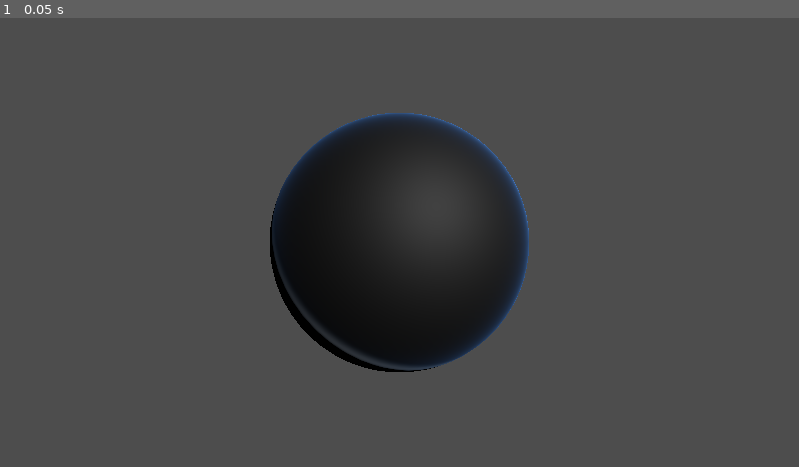
Above: before the commit, frame 1.
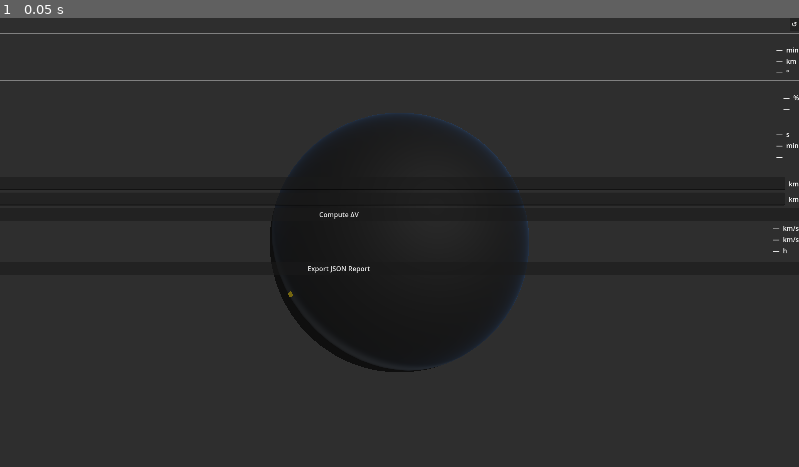
Above: after the commit, the same moment.

Repository: MrVeGGi3/vsl
Game: Godot game, scene res://scenes/main.tscn
The game is run twice, just before and just after one commit, with the same random seed, the same clock (stepped at 60 frames per second) and the same inputs.
Inputs:
- Up to frame 1 (0.05 s): no input

The runs differ from the first frame. In frame 1, 87% of the frame differs, in the area x 0-100%, y 0-100%.
Error after the commit: Parse Error: Cannot infer the type of "s" variable because the value doesn't have a set type. (res://scripts/mission_timeline.gd:40)

Commit message:
feat: Phase 3 complete — Godot UI + integration test + Pluto notebook
Marco 3.3 — Godot analysis UI:
- orbit_line.gdshader: vertex-color (COLOR.rgb) replacing uniform
- orbit_renderer.gd: per-segment coloring (blue=sunlit, purple=eclipse,
  green=access) + GS↔satellite ImmediateMesh line during active passes
- earth_renderer.gd: set_ground_station() adds GSMarker sphere child
- main_scene.gd: initialises GS Brasília (−15.78°, −47.93°) on ready
- analysis_panel.gd + .tscn: right-anchored panel — orbit/eclipse/access
  sections, Hohmann LineEdits, JSON export; all bridge calls guarded
- mission_timeline.gd + .tscn: bottom-anchored timeline with _draw()
  (sunlit/eclipse/access bars + cursor) and ×1/10/100/1000 speed buttons
- main.tscn: CanvasLayer(1) hosting AnalysisPanel + MissionTimeline

Marco 3.4 — Integration test + Pluto notebook:
- main/tests/integration_test.cpp: 31/31 checks — propagate, eclipse,
  access, hohmann, report_json against SMAD reference tolerances
- CMakeLists.txt: vsl_integration_test target (libjulia only, no ASan
  due to Julia RTLD_DEEPBIND incompatibility with sanitizer)
- solver/notebooks/phase3_validation.jl: reproducible Pluto notebook
  with ground track, eclipse timeline, access windows, ΔV comparison
  table and @test guards vs SMAD Ch.6/9/11; saves 4 PDFs + JSON

Bug fixes in julia_solver.cpp (regressions from Phase 3.2):
- Julia 1.12 jl_set_global binding check (#56933): replaced with
  jl_eval_string top-level assignment for TLE globals
- cmd buf[256]→buf[512] to fit full propagation let-expression
- Missing \n before "end" caused nothingend parse error

Co-Authored-By: Claude Sonnet 4.6 <noreply@anthropic.com>

Diff:
--- /dev/null
+++ b/godot/project/scenes/analysis_panel.tscn
@@ -0,0 +1,6 @@
+[gd_scene load_steps=2 format=3 uid="uid://bpsmqj4x1wnq"]
+
+[ext_resource type="Script" path="res://scripts/analysis_panel.gd" id="1"]
+
+[node name="AnalysisPanel" type="PanelContainer"]
+script = ExtResource("1")
--- a/godot/project/scenes/main.tscn
+++ b/godot/project/scenes/main.tscn
@@ -1,8 +1,10 @@
-[gd_scene load_steps=4 format=3 uid="uid://main"]
+[gd_scene load_steps=6 format=3 uid="uid://main"]
 
 [ext_resource type="Script" path="res://scripts/main_scene.gd" id="1"]
 [ext_resource type="PackedScene" path="res://scenes/orbit_viewer.tscn" id="2"]
 [ext_resource type="PackedScene" path="res://scenes/earth.tscn" id="3"]
+[ext_resource type="PackedScene" path="res://scenes/analysis_panel.tscn" id="4"]
+[ext_resource type="PackedScene" path="res://scenes/mission_timeline.tscn" id="5"]
 
 [node name="Main" type="Node3D"]
 script = ExtResource("1")
@@ -34,3 +36,10 @@
 [node name="OrbitViewer" parent="." instance=ExtResource("2")]
 
 [node name="SolverBridge" type="Node" parent="."]
+
+[node name="UILayer" type="CanvasLayer" parent="."]
+layer = 1
+
+[node name="AnalysisPanel" parent="UILayer" instance=ExtResource("4")]
+
+[node name="MissionTimeline" parent="UILayer" instance=ExtResource("5")]
--- /dev/null
+++ b/godot/project/scenes/mission_timeline.tscn
@@ -0,0 +1,6 @@
+[gd_scene load_steps=2 format=3 uid="uid://c2ndkf8p7mn6"]
+
+[ext_resource type="Script" path="res://scripts/mission_timeline.gd" id="1"]
+
+[node name="MissionTimeline" type="Control"]
+script = ExtResource("1")
--- /dev/null
+++ b/godot/project/scripts/analysis_panel.gd
@@ -0,0 +1,232 @@
+extends PanelContainer
+
+var _period_val:       Label
+var _alt_val:          Label
+var _incl_val:         Label
+var _eclipse_frac_val: Label
+var _eclipse_n_val:    Label
+var _next_pass_val:    Label
+var _avg_dur_val:      Label
+var _n_passes_val:     Label
+var _r1_edit:          LineEdit
+var _r2_edit:          LineEdit
+var _dv1_val:          Label
+var _dv2_val:          Label
+var _tof_val:          Label
+var _status_label:     Label
+
+func _ready() -> void:
+	set_anchor_and_offset(SIDE_LEFT,   1.0, -290.0)
+	set_anchor_and_offset(SIDE_RIGHT,  1.0,    0.0)
+	set_anchor_and_offset(SIDE_TOP,    0.0,    0.0)
+	set_anchor_and_offset(SIDE_BOTTOM, 1.0,    0.0)
+
+	var outer := VBoxContainer.new()
+	outer.size_flags_vertical = Control.SIZE_EXPAND_FILL
+	add_child(outer)
+
+	_build_header(outer)
+
+	var scroll := ScrollContainer.new()
+	scroll.size_flags_vertical = Control.SIZE_EXPAND_FILL
+	scroll.horizontal_scroll_mode = ScrollContainer.SCROLL_MODE_DISABLED
+	outer.add_child(scroll)
+
+	var inner := VBoxContainer.new()
+	inner.add_theme_constant_override("separation", 6)
+	inner.size_flags_horizontal = Control.SIZE_EXPAND_FILL
+	scroll.add_child(inner)
+
+	_build_orbit_section(inner)
+	_build_eclipse_section(inner)
+	_build_access_section(inner)
+	_build_maneuver_section(inner)
+	_build_report_section(inner)
+
+	_status_label = Label.new()
+	_status_label.add_theme_font_size_override("font_size", 10)
+	inner.add_child(_status_label)
+
+	_refresh_data()
+
+func _build_header(parent: VBoxContainer) -> void:
+	var hbox := HBoxContainer.new()
+	parent.add_child(hbox)
+	var title := Label.new()
+	title.text = "MISSION ANALYSIS"
+	title.add_theme_font_size_override("font_size", 13)
+	title.size_flags_horizontal = Control.SIZE_EXPAND_FILL
+	hbox.add_child(title)
+	var refresh_btn := Button.new()
+	refresh_btn.text = "↺"
+	refresh_btn.pressed.connect(_refresh_data)
+	hbox.add_child(refresh_btn)
+	parent.add_child(HSeparator.new())
+
+func _build_orbit_section(parent: VBoxContainer) -> void:
+	_section_label(parent, "ORBIT")
+	var grid := _new_grid(parent)
+	_period_val = _grid_row(grid, "Period",   "—", "min")
+	_alt_val    = _grid_row(grid, "Altitude", "—", "km")
+	_incl_val   = _grid_row(grid, "Incl.",    "—", "°")
+	parent.add_child(HSeparator.new())
+
+func _build_eclipse_section(parent: VBoxContainer) -> void:
+	_section_label(parent, "ECLIPSE")
+	var grid := _new_grid(parent)
+	_eclipse_frac_val = _grid_row(grid, "Fraction", "—", "%")
+	_eclipse_n_val    = _grid_row(grid, "Periods",  "—", "")
+	parent.add_child(HSeparator.new())
+
+func _build_access_section(parent: VBoxContainer) -> void:
+	_section_label(parent, "GS ACCESS  (Brasília)")
+	var grid := _new_grid(parent)
+	_next_pass_val = _grid_row(grid, "Next pass",  "—", "s")
+	_avg_dur_val   = _grid_row(grid, "Avg dur.",   "—", "min")
+	_n_passes_val  = _grid_row(grid, "N passes",   "—", "")
+	parent.add_child(HSeparator.new())
+
+func _build_maneuver_section(parent: VBoxContainer) -> void:
+	_section_label(parent, "HOHMANN TRANSFER")
+
+	var r1_box := HBoxContainer.new()
+	parent.add_child(r1_box)
+	_make_label(r1_box, "r₁ ")
+	_r1_edit = LineEdit.new()
+	_r1_edit.text = "6778"
+	_r1_edit.size_flags_horizontal = Control.SIZE_EXPAND_FILL
+	r1_box.add_child(_r1_edit)
+	_make_label(r1_box, " km")
+
+	var r2_box := HBoxContainer.new()
+	parent.add_child(r2_box)
+	_make_label(r2_box, "r₂ ")
+	_r2_edit = LineEdit.new()
+	_r2_edit.text = "42164"
+	_r2_edit.size_flags_horizontal = Control.SIZE_EXPAND_FILL
+	r2_box.add_child(_r2_edit)
+	_make_label(r2_box, " km")
+
+	var btn := Button.new()
+	btn.text = "Compute ΔV"
+	btn.pressed.connect(_compute_hohmann)
+	parent.add_child(btn)
+
+	var grid := _new_grid(parent)
+	_dv1_val = _grid_row(grid, "ΔV₁", "—", "km/s")
+	_dv2_val = _grid_row(grid, "ΔV₂", "—", "km/s")
+	_tof_val = _grid_row(grid, "ToF",  "—", "h")
+	parent.add_child(HSeparator.new())
+
+func _build_report_section(parent: VBoxContainer) -> void:
+	var btn := Button.new()
+	btn.text = "Export JSON Report"
+	btn.pressed.connect(_export_report)
+	parent.add_child(btn)
+
+# ── Refresh ────────────────────────────────────────────────────────────────────
+
+func _refresh_data() -> void:
+	var bridge := get_node_or_null("/root/Main/SolverBridge")
+	if bridge == null:
+		_set_status("Bridge offline")
+		return
+	_set_status("")
+
+	if bridge.has_method("get_mission_summary"):
+		var d: Dictionary = bridge.get_mission_summary()
+		if d.has("period_s"):
+			_period_val.text = "%.1f" % (float(d["period_s"]) / 60.0)
+		if d.has("altitude_km"):
+			_alt_val.text = "%.0f" % float(d["altitude_km"])
+		if d.has("inclination_deg"):
+			_incl_val.text = "%.1f" % float(d["inclination_deg"])
+
+	if bridge.has_method("get_eclipse_result"):
+		var ecl: Dictionary = bridge.get_eclipse_result()
+		if ecl.has("fraction"):
+			_eclipse_frac_val.text = "%.1f" % (float(ecl["fraction"]) * 100.0)
+		if ecl.has("n_periods"):
+			_eclipse_n_val.text = str(int(ecl["n_periods"]))
+
+	if bridge.has_method("get_access_windows"):
+		var wins: Array = bridge.get_access_windows()
+		_n_passes_val.text = str(wins.size())
+		if wins.size() > 0:
+			var total_dur := 0.0
+			for w in wins:
+				total_dur += float(w["t_end_s"]) - float(w["t_start_s"])
+			_avg_dur_val.text = "%.1f" % (total_dur / wins.size() / 60.0)
+			if bridge.has_method("get_sim_time_s"):
+				var t_now: float = bridge.get_sim_time_s()
+				var next_dt := INF
+				for w in wins:
+					var ts := float(w["t_start_s"])
+					if ts > t_now:
+						next_dt = minf(next_dt, ts - t_now)
+				_next_pass_val.text = "%.0f" % next_dt if next_dt < INF else "N/A"
+
+func _compute_hohmann() -> void:
+	var bridge := get_node_or_null("/root/Main/SolverBridge")
+	if bridge == null or not bridge.has_method("compute_hohmann"):
+		_set_status("compute_hohmann not available")
+		return
+	var r1 := _r1_edit.text.to_float()
+	var r2 := _r2_edit.text.to_float()
+	if r1 <= 0.0 or r2 <= 0.0:
+		_set_status("Invalid radii")
+		return
+	var res: Dictionary = bridge.compute_hohmann(r1, r2)
+	if res.is_empty():
+		_set_status("Hohmann failed")
+		return
+	if res.has("dv1_kms"): _dv1_val.text = "%.4f" % float(res["dv1_kms"])
+	if res.has("dv2_kms"): _dv2_val.text = "%.4f" % float(res["dv2_kms"])
+	if res.has("tof_s"):   _tof_val.text  = "%.2f" % (float(res["tof_s"]) / 3600.0)
+	_set_status("")
+
+func _export_report() -> void:
+	var bridge := get_node_or_null("/root/Main/SolverBridge")
+	if bridge == null or not bridge.has_method("export_report_json"):
+		_set_status("export_report_json not available")
+		return
+	var path := "user://mission_report.json"
+	bridge.export_report_json(path)
+	_set_status("Saved → " + path)
+
+# ── Helpers ────────────────────────────────────────────────────────────────────
+
+func _section_label(parent: VBoxContainer, text: String) -> void:
+	var lbl := Label.new()
+	lbl.text = text
+	lbl.add_theme_font_size_override("font_size", 11)
+	parent.add_child(lbl)
+
+func _new_grid(parent: VBoxContainer) -> GridContainer:
+	var grid := GridContainer.new()
+	grid.columns = 3
+	parent.add_child(grid)
+	return grid
+
+func _grid_row(grid: GridContainer, name_: String, val_: String, unit_: String) -> Label:
+	var n := Label.new()
+	n.text = name_
+	n.size_flags_horizontal = Control.SIZE_EXPAND_FILL
+	grid.add_child(n)
+	var v := Label.new()
+	v.text = val_
+	v.horizontal_alignment = HORIZONTAL_ALIGNMENT_RIGHT
+	grid.add_child(v)
+	var u := Label.new()
+	u.text = " " + unit_
+	grid.add_child(u)
+	return v
+
+func _make_label(parent: HBoxContainer, text: String) -> void:
+	var lbl := Label.new()
+	lbl.text = text
+	parent.add_child(lbl)
+
+func _set_status(msg: String) -> void:
+	if _status_label:
+		_status_label.text = msg
--- a/godot/project/scripts/earth_renderer.gd
+++ b/godot/project/scripts/earth_renderer.gd
@@ -1,7 +1,8 @@
 extends Node3D
 
-var _material: ShaderMaterial
+var _material:  ShaderMaterial
 var _sun_light: DirectionalLight3D
+var _gs_marker: MeshInstance3D = null
 
 func _ready() -> void:
 	_material = $EarthMesh.material_override as ShaderMaterial
@@ -21,6 +22,43 @@
 	if tex:
 		_material.set_shader_parameter(param, tex)
 
+func set_ground_station(lat_deg: float, lon_deg: float) -> void:
+	if _gs_marker:
+		_gs_marker.queue_free()
+		var orbit_viewer := get_node_or_null("../OrbitViewer")
+		if orbit_viewer and orbit_viewer.has_method("invalidate_gs_marker"):
+			orbit_viewer.invalidate_gs_marker()
+
+	var lat := deg_to_rad(lat_deg)
+	var lon := deg_to_rad(lon_deg)
+	const R := 6.371
+	# Godot sphere: Y-up, lon=0 toward +Z, lon increases CCW from above.
+	var pos := Vector3(
+		R * cos(lat) * sin(lon),
+		R * sin(lat),
+		R * cos(lat) * cos(lon)
+	)
+
+	var sphere := SphereMesh.new()
+	sphere.radius = 0.12
+	sphere.height = 0.24
+	sphere.radial_segments = 8
+	sphere.rings = 4
+
+	var mat := StandardMaterial3D.new()
+	mat.albedo_color = Color(1.0, 0.85, 0.0)
+	mat.emission_enabled = true
+	mat.emission = Color(1.0, 0.85, 0.0)
+	mat.emission_energy_multiplier = 3.0
+	mat.shading_mode = BaseMaterial3D.SHADING_MODE_UNSHADED
+
+	_gs_marker = MeshInstance3D.new()
+	_gs_marker.name = "GSMarker"
+	_gs_marker.mesh = sphere
+	_gs_marker.material_override = mat
+	_gs_marker.position = pos
+	add_child(_gs_marker)
+
 func _process(delta: float) -> void:
 	rotation_degrees.y += 0.00418 * delta * 3600.0
 	if _sun_light and _material:
--- a/godot/project/scripts/main_scene.gd
+++ b/godot/project/scripts/main_scene.gd
@@ -1,4 +1,7 @@
 extends Node3D
+
+const GS_BRASILIA_LAT := -15.78
+const GS_BRASILIA_LON := -47.93
 
 var _vr_active := false
 
@@ -6,6 +9,12 @@
 	_vr_active = _try_init_openxr()
 	if not _vr_active:
 		_setup_desktop_camera()
+	_setup_ground_station()
+
+func _setup_ground_station() -> void:
+	var earth := $Earth
+	if earth.has_method("set_ground_station"):
+		earth.set_ground_station(GS_BRASILIA_LAT, GS_BRASILIA_LON)
 
 func _try_init_openxr() -> bool:
 	var xr = XRServer.find_interface("OpenXR")
--- /dev/null
+++ b/godot/project/scripts/mission_timeline.gd
@@ -0,0 +1,135 @@
+extends Control
+
+const BTN_AREA_W  := 180.0
+const BAR_Y       := 12.0
+const BAR_H       := 22.0
+const LABEL_SIZE  := 10
+
+var _eclipse_starts: PackedFloat64Array = PackedFloat64Array()
+var _eclipse_ends:   PackedFloat64Array = PackedFloat64Array()
+var _access_windows: Array = []
+var _duration_s: float = 86400.0
+var _t_now:      float = 0.0
+
+var _frame_tick: int = 0
+
+func _ready() -> void:
+	set_anchor_and_offset(SIDE_LEFT,   0.0,    0.0)
+	set_anchor_and_offset(SIDE_RIGHT,  1.0,    0.0)
+	set_anchor_and_offset(SIDE_TOP,    1.0,  -68.0)
+	set_anchor_and_offset(SIDE_BOTTOM, 1.0,    0.0)
+
+	_build_speed_buttons()
+
+func _build_speed_buttons() -> void:
+	var hbox := HBoxContainer.new()
+	hbox.set_anchor_and_offset(SIDE_LEFT,   1.0, -BTN_AREA_W)
+	hbox.set_anchor_and_offset(SIDE_RIGHT,  1.0,           0.0)
+	hbox.set_anchor_and_offset(SIDE_TOP,    0.0,           0.0)
+	hbox.set_anchor_and_offset(SIDE_BOTTOM, 1.0,           0.0)
+	add_child(hbox)
+
+	var speed_label := Label.new()
+	speed_label.text = " Speed:"
+	hbox.add_child(speed_label)
+
+	for speed in [1, 10, 100, 1000]:
+		var btn := Button.new()
+		btn.text = "×%d" % speed
+		btn.size_flags_horizontal = Control.SIZE_EXPAND_FILL
+		var s := speed  # capture for closure
+		btn.pressed.connect(func(): _set_speed(s))
+		hbox.add_child(btn)
+
+func _set_speed(speed: int) -> void:
+	var bridge := get_node_or_null("/root/Main/SolverBridge")
+	if bridge and bridge.has_method("set_sim_speed"):
+		bridge.set_sim_speed(float(speed))
+
+func _process(_delta: float) -> void:
+	_frame_tick += 1
+	if _frame_tick % 30 != 0:
+		return
+
+	var bridge := get_node_or_null("/root/Main/SolverBridge")
+	if bridge == null:
+		return
+
+	var dirty := false
+
+	if bridge.has_method("get_sim_time_s"):
+		var t := bridge.get_sim_time_s()
+		if t != _t_now:
+			_t_now = t
+			dirty  = true
+
+	if bridge.has_method("get_mission_summary"):
+		var s: Dictionary = bridge.get_mission_summary()
+		if s.has("duration_s"):
+			var d := float(s["duration_s"])
+			if d != _duration_s:
+				_duration_s = d
+				dirty = true
+
+	if bridge.has_method("get_eclipse_result"):
+		var ecl: Dictionary = bridge.get_eclipse_result()
+		if ecl.has("period_starts"):
+			_eclipse_starts = ecl["period_starts"] as PackedFloat64Array
+			_eclipse_ends   = ecl["period_ends"]   as PackedFloat64Array
+			dirty = true
+
+	if bridge.has_method("get_access_windows"):
+		_access_windows = bridge.get_access_windows()
+		dirty = true
+
+	if dirty:
+		queue_redraw()
+
+func _draw() -> void:
+	var bar_w := size.x - BTN_AREA_W - 8.0
+	if bar_w <= 8.0:
+		return
+
+	# Background strip
+	draw_rect(Rect2(0, 0, bar_w, size.y), Color(0.08, 0.08, 0.12, 0.92))
+
+	if _duration_s <= 0.0:
+		return
+
+	# Sunlit baseline
+	draw_rect(Rect2(2, BAR_Y, bar_w - 4, BAR_H), Color(0.2, 0.6, 1.0, 0.55))
+
+	# Eclipse periods (purple)
+	for i in _eclipse_starts.size():
+		var x0 := _to_x(_eclipse_starts[i], bar_w)
+		var x1 := _to_x(_eclipse_ends[i],   bar_w)
+		draw_rect(Rect2(x0, BAR_Y, maxf(x1 - x0, 1.0), BAR_H), Color(0.45, 0.1, 0.7, 0.75))
+
+	# Access windows (green)
+	for w in _access_windows:
+		var x0 := _to_x(float(w["t_start_s"]), bar_w)
+		var x1 := _to_x(float(w["t_end_s"]),   bar_w)
+		draw_rect(Rect2(x0, BAR_Y, maxf(x1 - x0, 2.0), BAR_H), Color(0.2, 0.9, 0.3, 0.85))
+
+	# Time cursor
+	var cx := _to_x(_t_now, bar_w)
+	draw_line(Vector2(cx, 0), Vector2(cx, size.y), Color(1, 1, 1, 0.9), 2.0)
+
+	# Labels
+	var font := ThemeDB.fallback_font
+	draw_string(font, Vector2(4, BAR_Y - 2),
+		"t=%.0fs" % _t_now, HORIZONTAL_ALIGNMENT_LEFT, -1, LABEL_SIZE, Color.WHITE)
+	draw_string(font, Vector2(bar_w - 4, BAR_Y - 2),
+		"%.0fs" % _duration_s, HORIZONTAL_ALIGNMENT_RIGHT, -1, LABEL_SIZE, Color(0.7, 0.7, 0.7))
+
+	# Legend
+	var ly := BAR_Y + BAR_H + 4.0
+	draw_rect(Rect2(4,  ly, 10, 8), Color(0.2, 0.6, 1.0, 0.7))
+	draw_string(font, Vector2(18, ly + 8), "sunlit", HORIZONTAL_ALIGNMENT_LEFT, -1, LABEL_SIZE, Color.WHITE)
+	draw_rect(Rect2(60, ly, 10, 8), Color(0.45, 0.1, 0.7, 0.8))
+	draw_string(font, Vector2(74, ly + 8), "eclipse", HORIZONTAL_ALIGNMENT_LEFT, -1, LABEL_SIZE, Color.WHITE)
+	draw_rect(Rect2(124, ly, 10, 8), Color(0.2, 0.9, 0.3, 0.85))
+	draw_string(font, Vector2(138, ly + 8), "access", HORIZONTAL_ALIGNMENT_LEFT, -1, LABEL_SIZE, Color.WHITE)
+
+func _to_x(t: float, bar_w: float) -> float:
+	return clampf(t / _duration_s * (bar_w - 4.0) + 2.0, 2.0, bar_w - 2.0)
--- a/godot/project/scripts/orbit_renderer.gd
+++ b/godot/project/scripts/orbit_renderer.gd
@@ -1,40 +1,145 @@
 extends Node3D
 
-const MAX_POINTS := 16384
+const MAX_POINTS    := 16384
+const COLOR_SUNLIT  := Color(0.2, 0.6, 1.0)
+const COLOR_ECLIPSE := Color(0.45, 0.1, 0.7)
+const COLOR_ACCESS  := Color(0.2, 0.9, 0.3)
+const GS_LINE_COLOR := Color(1.0, 0.85, 0.0)
 
 var _positions: PackedVector3Array
-var _point_count: int = 0
-var _last_frame_id: int = -1
+var _colors:    PackedColorArray
+var _point_count:   int   = 0
+var _last_frame_id: int   = -1
+
+var _orbit_start_t_s: float = 0.0
+var _orbit_step_s:    float = 10.0
+
+var _eclipse_starts: PackedFloat64Array = PackedFloat64Array()
+var _eclipse_ends:   PackedFloat64Array = PackedFloat64Array()
+var _access_windows: Array = []
+
+var _gs_line_mesh:     ImmediateMesh
+var _gs_line_instance: MeshInstance3D
+var _gs_marker_ref:    Node3D = null
 
 func _ready() -> void:
 	_positions = PackedVector3Array()
 	_positions.resize(MAX_POINTS)
+	_colors = PackedColorArray()
+	_colors.resize(MAX_POINTS)
+	for i in MAX_POINTS:
+		_colors[i] = COLOR_SUNLIT
+
+	var orbit_line := $OrbitLine as MeshInstance3D
+	if orbit_line:
+		var shader := preload("res://shaders/orbit_line.gdshader")
+		var mat := ShaderMaterial.new()
+		mat.shader = shader
+		mat.set_shader_parameter("glow_strength", 1.5)
+		orbit_line.material_override = mat
+
+	_gs_line_mesh = ImmediateMesh.new()
+	_gs_line_instance = MeshInstance3D.new()
+	_gs_line_instance.mesh = _gs_line_mesh
+	var gs_mat := StandardMaterial3D.new()
+	gs_mat.albedo_color = GS_LINE_COLOR
+	gs_mat.emission_enabled = true
+	gs_mat.emission = GS_LINE_COLOR
+	gs_mat.emission_energy_multiplier = 2.5
+	gs_mat.shading_mode = BaseMaterial3D.SHADING_MODE_UNSHADED
+	gs_mat.no_depth_test = true
+	_gs_line_instance.material_override = gs_mat
+	add_child(_gs_line_instance)
 
 func _process(_delta: float) -> void:
-	var bridge = get_node_or_null("/root/Main/SolverBridge")
+	var bridge := get_node_or_null("/root/Main/SolverBridge")
 	if bridge == null:
 		return
+
+	_update_gs_line(bridge)
+
 	if not bridge.has_method("has_new_data"):
 		return
 	if not bridge.has_new_data(_last_frame_id):
 		return
 
-	_point_count = bridge.get_point_count()
+	_point_count   = bridge.get_point_count()
 	_last_frame_id = bridge.get_frame_id()
 	bridge.copy_positions_to(_positions, _point_count)
+	_fetch_analysis_data(bridge)
+	_compute_colors()
 	_draw_orbit()
+
+func _fetch_analysis_data(bridge: Node) -> void:
+	if bridge.has_method("get_orbit_start_t_s"):
+		_orbit_start_t_s = bridge.get_orbit_start_t_s()
+	if bridge.has_method("get_orbit_step_s"):
+		_orbit_step_s = bridge.get_orbit_step_s()
+	if bridge.has_method("get_eclipse_result"):
+		var ecl: Dictionary = bridge.get_eclipse_result()
+		if ecl.has("period_starts"):
+			_eclipse_starts = ecl["period_starts"] as PackedFloat64Array
+			_eclipse_ends   = ecl["period_ends"]   as PackedFloat64Array
+	if bridge.has_method("get_access_windows"):
+		_access_windows = bridge.get_access_windows()
+
+func _compute_colors() -> void:
+	for i in _point_count:
+		var t := _orbit_start_t_s + float(i) * _orbit_step_s
+		_colors[i] = _classify(t)
+
+func _classify(t: float) -> Color:
+	for w in _access_windows:
+		if t >= float(w["t_start_s"]) and t <= float(w["t_end_s"]):
+			return COLOR_ACCESS
+	var n := _eclipse_starts.size()
+	for i in n:
+		if t >= _eclipse_starts[i] and t <= _eclipse_ends[i]:
+			return COLOR_ECLIPSE
+	return COLOR_SUNLIT
 
 func _draw_orbit() -> void:
 	var mesh_instance := $OrbitLine as MeshInstance3D
-	if mesh_instance == null:
+	if mesh_instance == null or _point_count < 2:
 		return
 	if not mesh_instance.mesh is ArrayMesh:
 		mesh_instance.mesh = ArrayMesh.new()
 	var mesh := mesh_instance.mesh as ArrayMesh
 	mesh.clear_surfaces()
-	if _point_count < 2:
-		return
 	var arrays: Array = []
 	arrays.resize(Mesh.ARRAY_MAX)
 	arrays[Mesh.ARRAY_VERTEX] = _positions.slice(0, _point_count)
+	arrays[Mesh.ARRAY_COLOR]  = _colors.slice(0, _point_count)
 	mesh.add_surface_from_arrays(Mesh.PRIMITIVE_LINE_STRIP, arrays)
+
+func _update_gs_line(bridge: Node) -> void:
+	_gs_line_mesh.clear_surfaces()
+
+	if _gs_marker_ref == null:
+		_gs_marker_ref = get_node_or_null("/root/Main/Earth/GSMarker") as Node3D
+	if _gs_marker_ref == null or _point_count == 0:
+		return
+
+	if not bridge.has_method("get_sim_time_s"):
+		return
+	var t_now: float = bridge.get_sim_time_s()
+
+	var in_pass := false
+	for w in _access_windows:
+		if t_now >= float(w["t_start_s"]) and t_now <= float(w["t_end_s"]):
+			in_pass = true
+			break
+	if not in_pass:
+		return
+
+	var idx := clampi(int((t_now - _orbit_start_t_s) / _orbit_step_s), 0, _point_count - 1)
+	var sat_pos := _positions[idx]
+	var gs_pos  := _gs_marker_ref.global_transform.origin
+
+	_gs_line_mesh.surface_begin(Mesh.PRIMITIVE_LINES)
+	_gs_line_mesh.surface_add_vertex(gs_pos)
+	_gs_line_mesh.surface_add_vertex(sat_pos)
+	_gs_line_mesh.surface_end()
+
+func invalidate_gs_marker() -> void:
+	_gs_marker_ref = null
--- a/godot/project/shaders/orbit_line.gdshader
+++ b/godot/project/shaders/orbit_line.gdshader
@@ -1,11 +1,10 @@
 shader_type spatial;
 render_mode blend_add, depth_draw_never, cull_disabled, unshaded;
 
-uniform vec4  line_color    : source_color = vec4(0.2, 0.6, 1.0, 1.0);
 uniform float glow_strength : hint_range(0.0, 4.0) = 1.5;
 
 void fragment() {
-	ALBEDO    = line_color.rgb * glow_strength;
-	ALPHA     = line_color.a;
-	EMISSION  = line_color.rgb * glow_strength;
+	ALBEDO   = COLOR.rgb * glow_strength;
+	ALPHA    = COLOR.a;
+	EMISSION = COLOR.rgb * glow_strength;
 }
Not shown, changed: main/CMakeLists.txt
Not shown, changed: main/src/julia_solver.cpp
Not shown, added: main/tests/integration_test.cpp
Not shown, added: solver/notebooks/phase3_validation.jl
